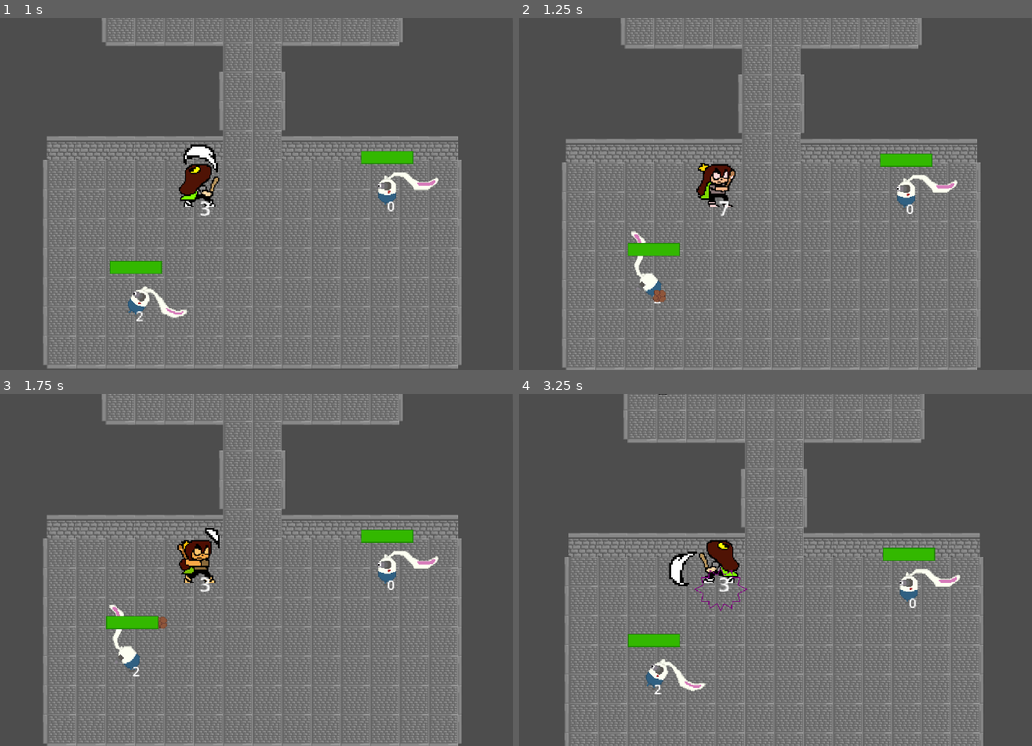
Above: before the commit, frames 1-4 (two rows, left to right).
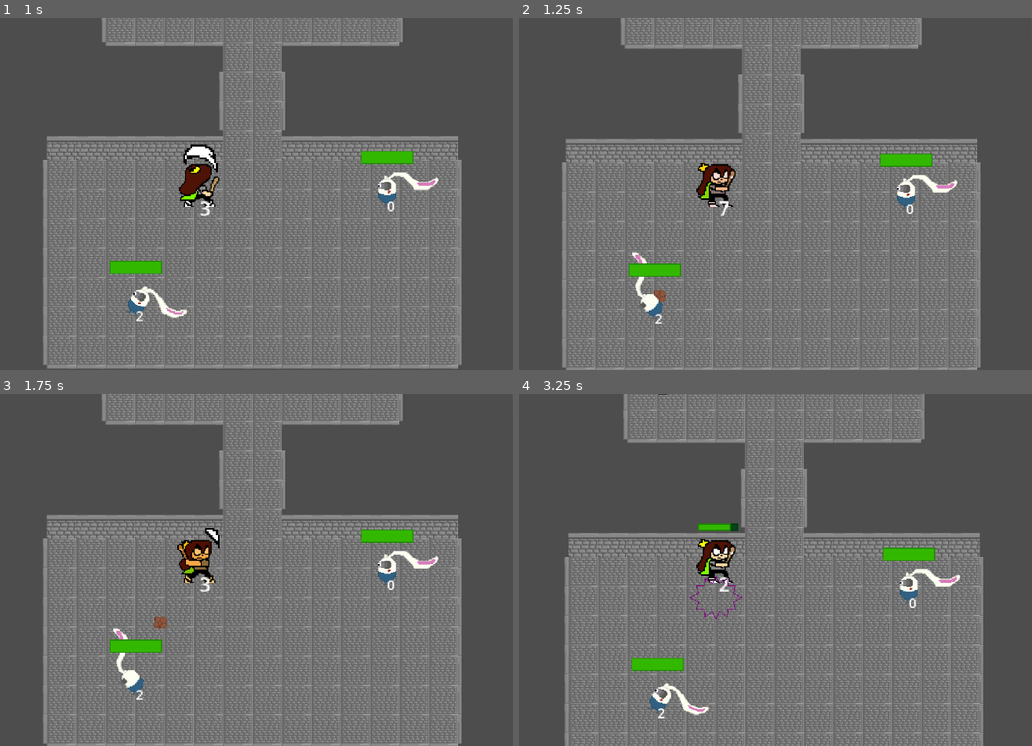
Above: after the commit, the same moments.

Repository: Megameca04/Proyecto_Cuki
Game: Godot game, scene res://Pruebas.tscn
Two runs of this game, one before a commit and one after it. Both use one fixed random seed, a clock stepped at 60 frames per second and the inputs below.
Inputs:
- Up to frame 1 (1 s): tap Enter at 0.5 s; hold Up (ui_up) from 0.53 s (still down); hold Z (Atacar) from 0.53 s (still down)
- Up to frame 2 (1.25 s): keep holding Up (ui_up); keep holding Z (Atacar)
- Up to frame 3 (1.75 s): keep holding Up (ui_up); release Z (Atacar) at 1.28 s; tap X (Dash) at 1.35 s
- Up to frame 4 (3.25 s): release Up (ui_up) at 2.03 s; hold Z (Atacar) 2.03-2.78 s; hold Left (ui_left) from 2.03 s (still down); tap X (Dash) at 2.85 s

Frame 1 is identical in both runs. In frame 2, 1.3% of the frame differs, in the area x 21-32%, y 60-87%; in frame 3, 1.3%; in frame 4, 2.8%, in the area x 21-45%, y 36-93%.

Commit message:
big area rock fixed

Diff:
--- a/Cuki-Clash of the Kuins/Entidades/Piedra.tscn
+++ b/Cuki-Clash of the Kuins/Entidades/Piedra.tscn
@@ -13,9 +13,11 @@
 radius = 8.0
 
 [sub_resource type="CircleShape2D" id="CircleShape2D_keb0u"]
-radius = 230.078
+radius = 22.0
 
 [node name="Piedra" type="CharacterBody2D" groups=["Enemy"]]
+collision_layer = 2
+collision_mask = 5
 motion_mode = 1
 script = ExtResource("1_ls63b")
 
@@ -28,7 +30,8 @@
 shape = SubResource("CircleShape2D_n68s3")
 
 [node name="Area2D" type="Area2D" parent="." groups=["Piedra"]]
-collision_mask = 8
+collision_layer = 2
+collision_mask = 5
 
 [node name="CollisionShape2D" type="CollisionShape2D" parent="Area2D"]
 shape = SubResource("CircleShape2D_keb0u")
--- a/Cuki-Clash of the Kuins/Scripts/Piedra.gd
+++ b/Cuki-Clash of the Kuins/Scripts/Piedra.gd
@@ -110,9 +110,9 @@
 		if (ele.get_element_name() == "Tar"):
 			blow_up()
 
-
 func _on_area_2d_area_entered(area):
 	if (area.name == "Hitbox"):
-		if (ele != null):
-			if (ele.get_element_name() == "Water" || ele.get_element_name() == "Tar"):
-				blow_up()
+		if (area.get_parent().name == "Cuki"):
+			if (ele != null):
+				if (ele.get_element_name() == "Water" || ele.get_element_name() == "Tar"):
+					blow_up()
Not shown: 2 places in Cuki-Clash of the Kuins/Entidades/Chooty.tscn that only renumber resources
Not shown: 2 places in Cuki-Clash of the Kuins/Entidades/Cuki.tscn that only renumber resources
